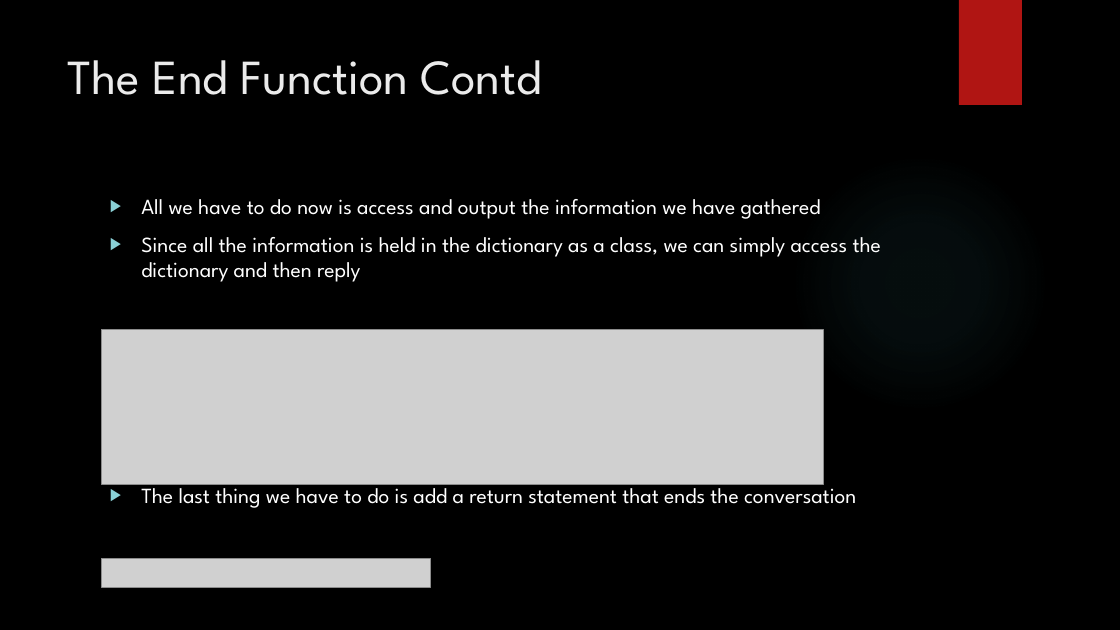
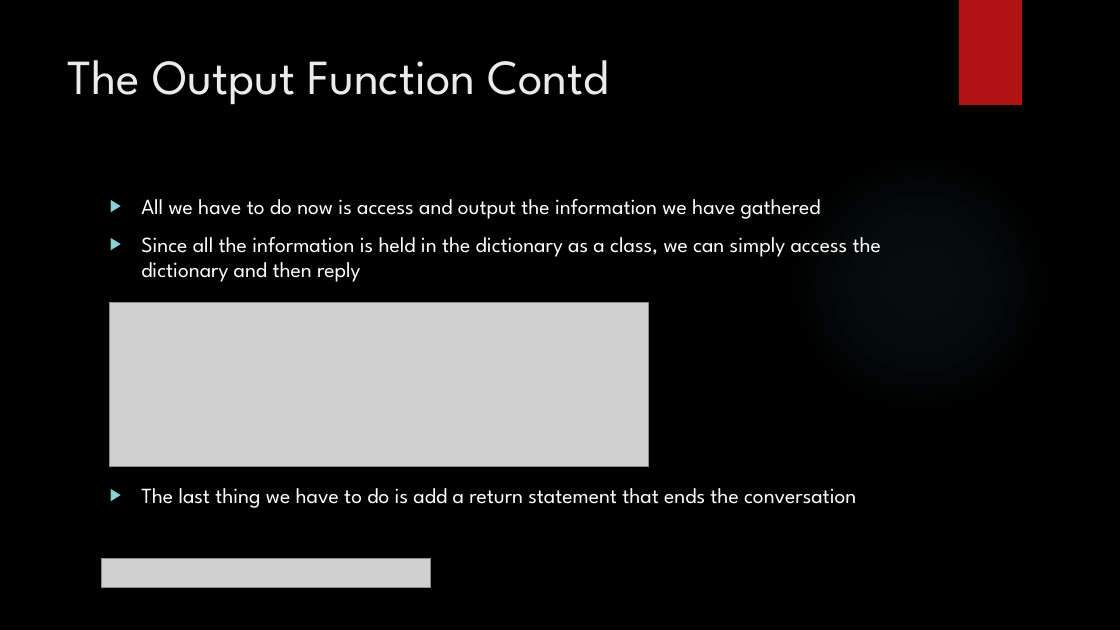
Before and after one commit to siddbose97/Telegram_Workshop, a slide deck: slide 67 of Second Python Course.pptx (slide 70 before the commit). Drawn at 1120x630 pixels with LibreOffice and Linux fonts; fonts in the diff are those of the drawing; grey boxes stand for pictures; background and template pictures are left out. Boxes give left, top, right and bottom in pixels: in the first picture for what was removed or moved away, otherwise in the second. Text is boxed around its words. In the diff, an @@ line names an element or a change of style, - is before the commit and + after.

```diff
--- a/Second Python Course.pptx
+++ b/Second Python Course.pptx
@@ title at bbox=[68, 60, 609, 105]: text changed @@
-The End Function Contd
+The Output Function Contd
@@ picture: place and size @@
-picture at bbox=[102, 329, 823, 484]
+picture at bbox=[109, 302, 648, 467]
```
Also in this commit, not shown: 29 other slides changed, 1 slide added, 8 slides removed, 3 other files.
